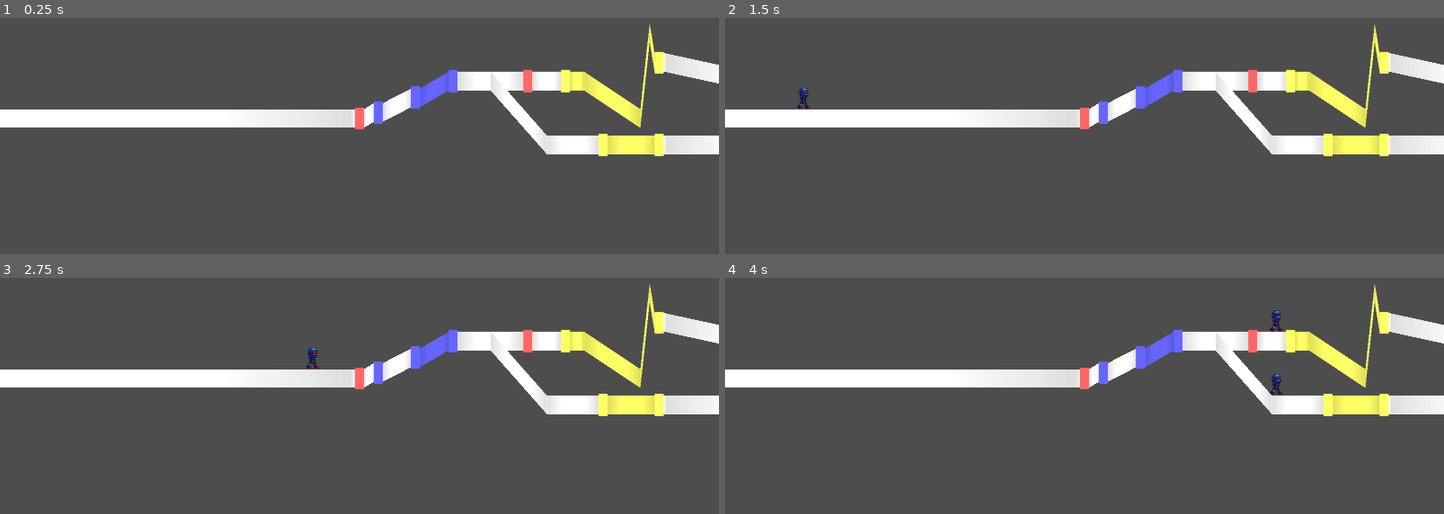
Above: before the commit, frames 1-4 (two rows, left to right).
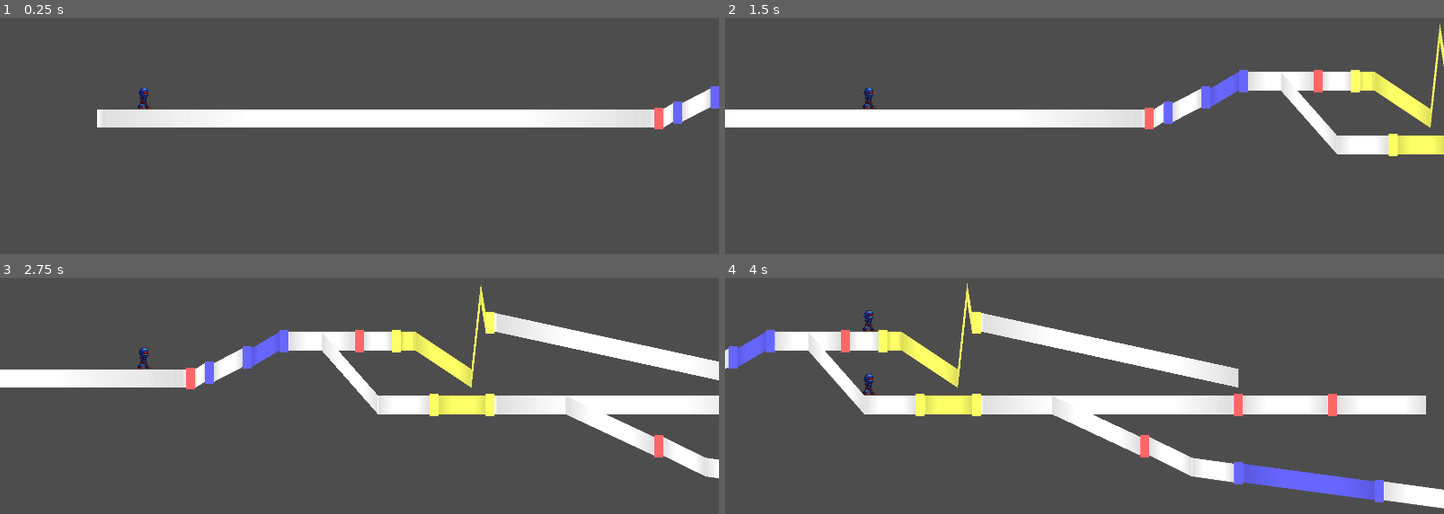
Above: after the commit, the same moments.

Repository: junu192857/Vexatonic-dash-2
Game: Godot game, scene res://Scenes/RhythmScene.tscn
Two runs of this game, one before a commit and one after it. Both use one fixed random seed, a clock stepped at 60 frames per second and the inputs below.
Inputs (mouse positions are in pixels of both pictures, inside the frame that each line leads up to):
- Up to frame 1 (0.25 s): no input
- Up to frame 2 (1.5 s): tap Enter at 0.5 s; move the mouse to (1242, 98) at 0.52 s; hold A (a) 0.53-1.25 s; click (1242, 98) at 0.67 s; tap D (d) at 0.8 s; drag from (940, 138) to (1048, 199) at 1.27 s
- Up to frame 3 (2.75 s): move the mouse to (431, 289) at 2.02 s; hold K (k) from 2.03 s (still down); click (431, 289) at 2.17 s; tap L (l) at 2.3 s
- Up to frame 4 (4 s): release K (k) at 2.75 s; drag from (1048, 459) to (868, 318) at 2.77 s; move the mouse to (1300, 438) at 3.52 s; hold S (s) from 3.53 s (still down); click (1300, 438) at 3.67 s; tap A (a) at 3.8 s

The runs differ from the first frame. In frame 1, 11% of the frame differs, in the area x 0-100%, y 3-59%; in frame 2, 9.4%; in frame 3, 16%; in frame 4, 24%, in the area x 0-100%, y 2-98%.

Commit message:
Camera follows player

Diff:
--- a/vexatonic-dash-2/Scenes/RhythmScene.tscn
+++ b/vexatonic-dash-2/Scenes/RhythmScene.tscn
@@ -5,6 +5,7 @@
 [ext_resource type="PackedScene" uid="uid://byjtw0yjya7ia" path="res://Prefabs/Note.tscn" id="3_4pq8y"]
 [ext_resource type="PackedScene" uid="uid://db3llundjhedf" path="res://Prefabs/Character.tscn" id="3_wib5u"]
 [ext_resource type="PackedScene" uid="uid://cw54hy54u4o3h" path="res://Prefabs/Connector.tscn" id="4_wjq5j"]
+[ext_resource type="Script" uid="uid://dh4rkft3uto03" path="res://Scripts/Scripts_without_Node/CameraManager.gd" id="6_4pq8y"]
 
 [node name="RhythmScene" type="Node2D" unique_id=2112385734]
 metadata/_edit_vertical_guides_ = [-111.0]
@@ -20,4 +21,7 @@
 
 [node name="AudioStreamPlayer" type="AudioStreamPlayer" parent="RhythmManager" unique_id=787445567]
 
-[node name="Camera2D" type="Camera2D" parent="." unique_id=1505561183]
+[node name="CameraManager" type="Node2D" parent="RhythmManager" unique_id=1014908795]
+script = ExtResource("6_4pq8y")
+
+[node name="Camera2D" type="Camera2D" parent="RhythmManager/CameraManager" unique_id=298517082]
--- a/vexatonic-dash-2/Scripts/RhythmManager.gd
+++ b/vexatonic-dash-2/Scripts/RhythmManager.gd
@@ -4,6 +4,7 @@
 
 @export var CHARACTER_SCENE: PackedScene
 @onready var musicPlayer = $AudioStreamPlayer
+@onready var camera = $CameraManager
 
 var characters: Array[Character]
 var time: float
@@ -78,7 +79,7 @@
 		if character.set_character_position(time):
 			characters.erase(character)
 
-
+	camera.move(time)
 #============================== Chart Rendering ===================================
 
 @export var NOTE_SCENE: PackedScene
--- /dev/null
+++ b/vexatonic-dash-2/Scripts/Scripts_without_Node/CameraManager.gd
@@ -0,0 +1,19 @@
+extends Node2D
+
+@onready var camera = $Camera2D
+
+# Called when the node enters the scene tree for the first time.
+func _ready() -> void:
+	#camera.zoom = Vector2(2,2)
+	set_default_position()
+
+# Called every frame. 'delta' is the elapsed time since the previous frame.
+func _process(delta: float) -> void:
+	pass
+
+func set_default_position():
+	var vp = get_viewport().get_visible_rect().size.x / camera.zoom.x
+	camera.position = Vector2(vp * 0.3, 0.0)
+
+func move(time:float):
+	position = Vector2(Setting.get_posx_from_time(time), 0.0)
Not shown, added: vexatonic-dash-2/Scripts/Scripts_without_Node/CameraManager.gd.uid
